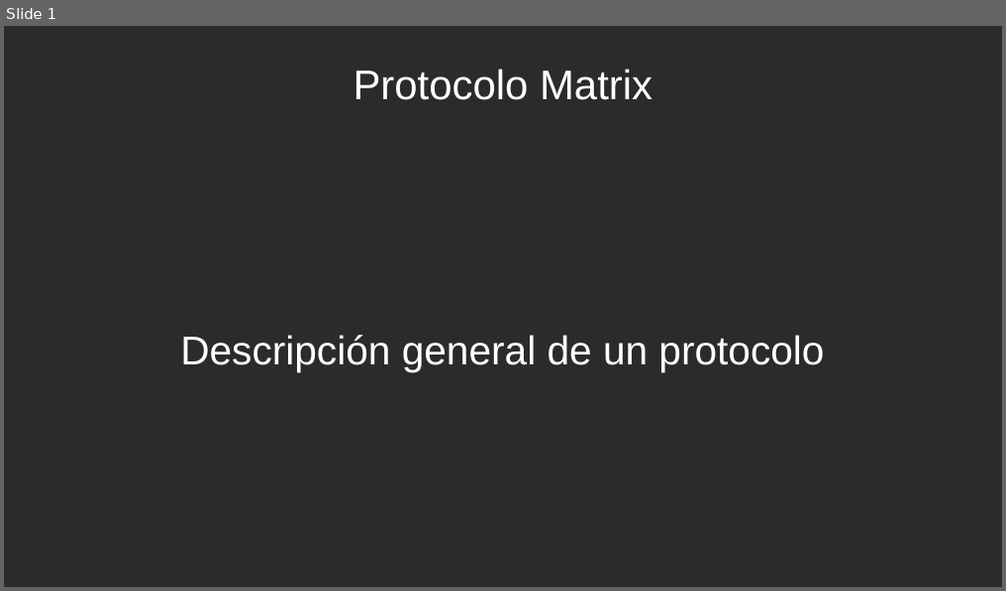
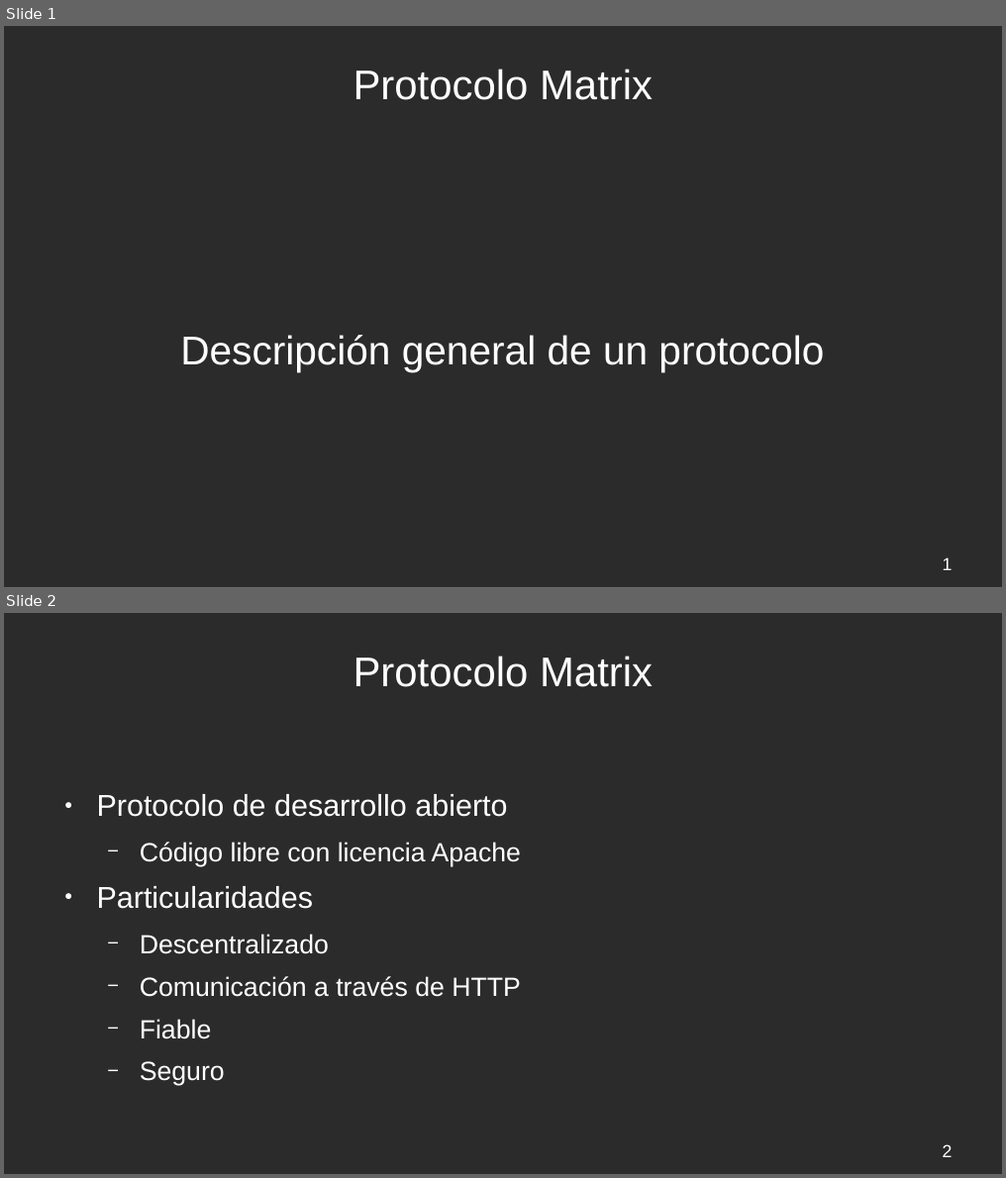
Before and after one commit to Alxe/UGR_FR, a slide deck: Matrix/matrix.odp. Shown one above the other, each under a label of ours: slide 1 before the commit, slides 1 and 2 after it. The pictures are 1006x591 and 1006x1178 pixels, drawn with LibreOffice and Linux fonts; fonts in the diff are those of the drawing; background and template pictures are left out; a plain dark background stands for a picture behind light text. Boxes give left, top, right and bottom in pixels: in the first picture for what was removed or moved away, otherwise in the second. Text is boxed around its words. In the diff, an @@ line names an element or a change of style, - is before the commit and + after.

Commit message:
Updated Matrix slides

```diff
--- a/Matrix/matrix.odp
+++ b/Matrix/matrix.odp
@@ slide 2 added at <box>4,613,1002,1174</box>, background picture (left out) @@
@@ title added at <box>353,656,652,687</box>, 33 pt, text #FFFFFF @@
+Protocolo Matrix
@@ text added at <box>97,794,521,1086</box>, 21 pt, text #FFFFFF @@
+● Protocolo de desarrollo abierto
+  − Código libre con licencia Apache
+● Particularidades
+  − Descentralizado
+  − Comunicación a través de HTTP
+  − Fiable
+  − Seguro
@@ page number added at <box>943,1145,952,1157</box>, 14 pt, text #FFFFFF @@
+2
@@ slide 1 changed as well @@
@@ page number added at <box>943,558,952,570</box>, 14 pt, text #FFFFFF @@
+1
```
Also in this commit, not shown: 7 other slides changed, 1 other file.
